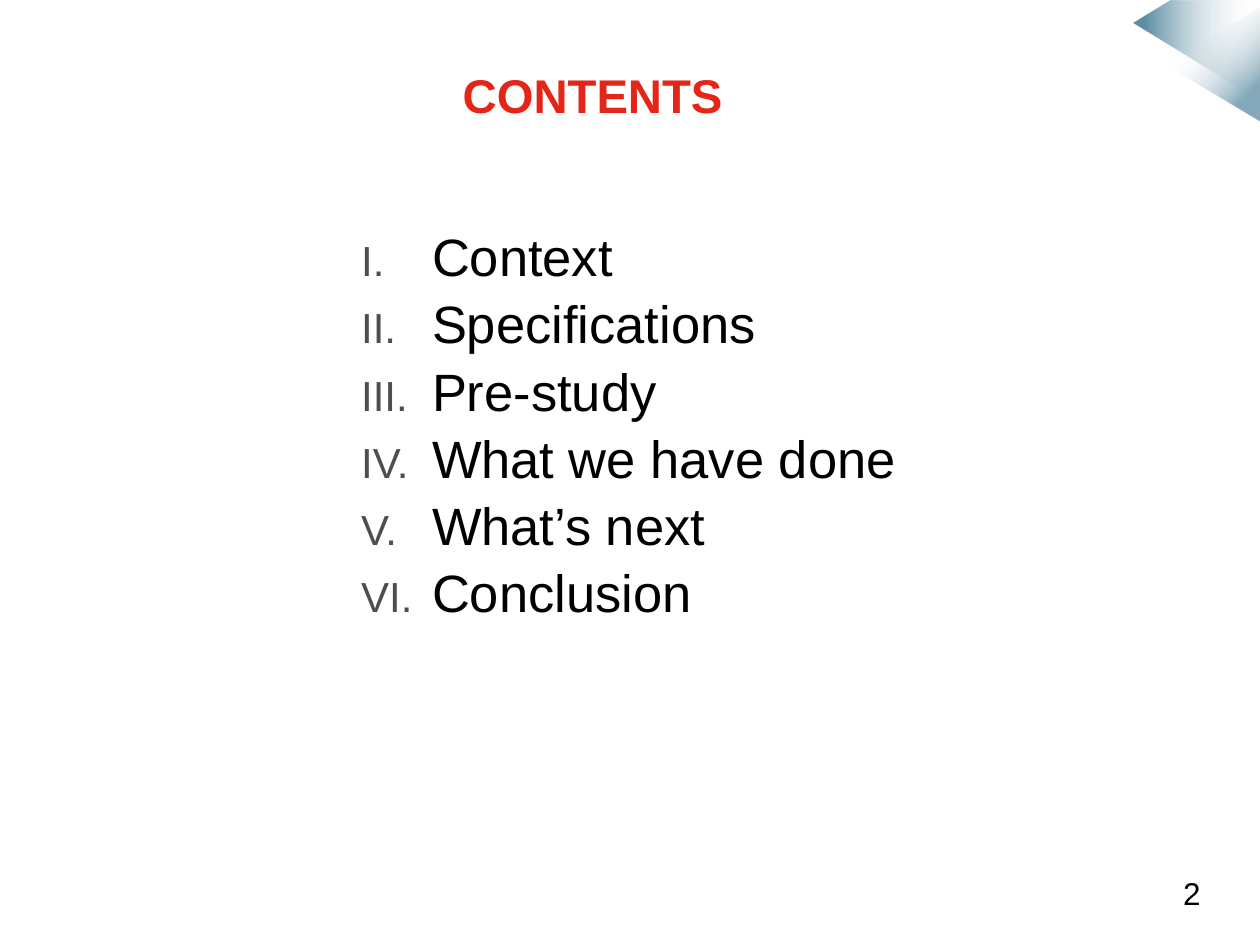
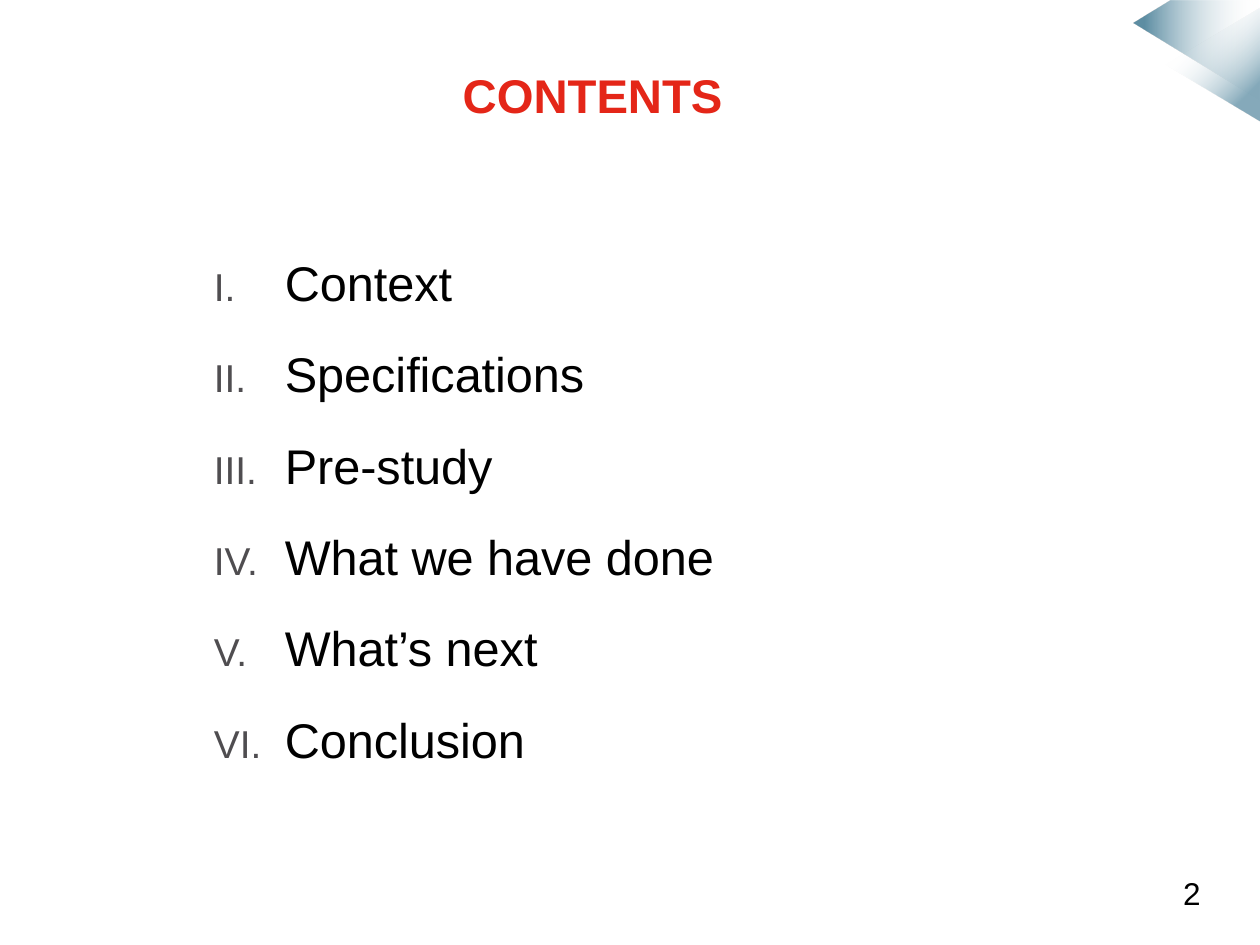
Before and after one commit to mmeven/EP_Domotique_Tablette, a slide deck: slide 2 of Rendu/Diapo_prototype_janvier.pptx. Drawn at 1260x945 pixels with LibreOffice and Linux fonts; fonts in the diff are those of the drawing; background and template pictures are left out. Boxes give left, top, right and bottom in pixels: in the first picture for what was removed or moved away, otherwise in the second. Text is boxed around its words. In the diff, an @@ line names an element or a change of style, - is before the commit and + after.

```diff
--- a/Rendu/Diapo_prototype_janvier.pptx
+++ b/Rendu/Diapo_prototype_janvier.pptx
@@ text "Context": place and size @@
-text "Context" at (432,239,896,613)
+text "Context" at (285,267,714,759)
@@ text "Context" at (285,267,714,759): size 30 to 27.8 pt; line spacing 0.9 to 1.4 @@
```
Also in this commit, not shown: 8 other slides changed, 1 slide added.
